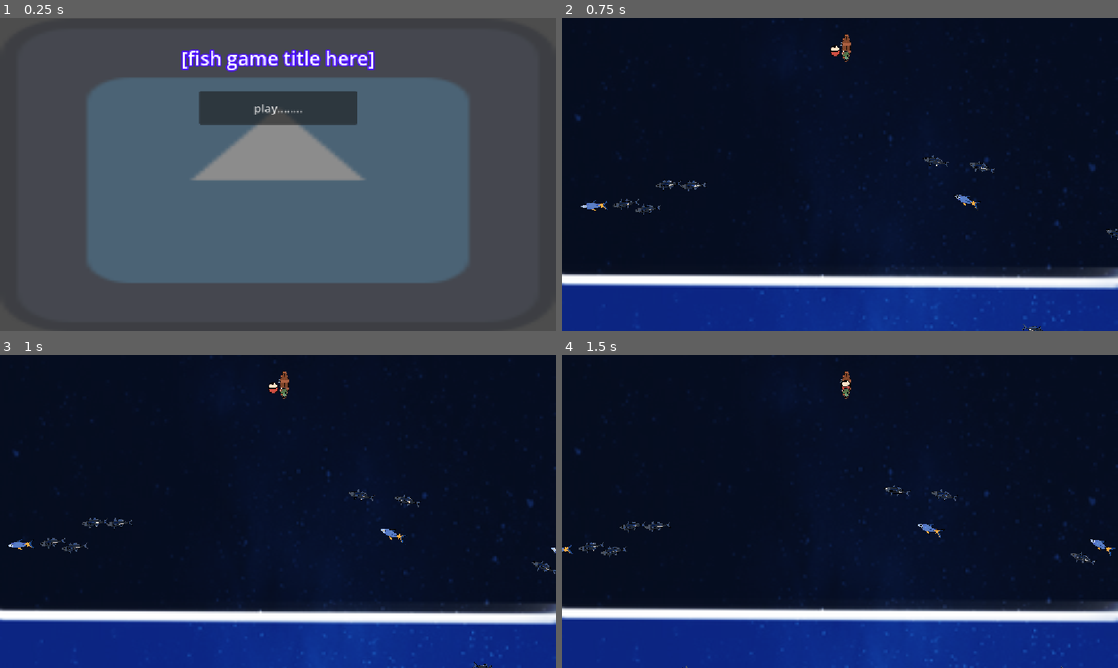
Above: before the commit, frames 1-4 (two rows, left to right).
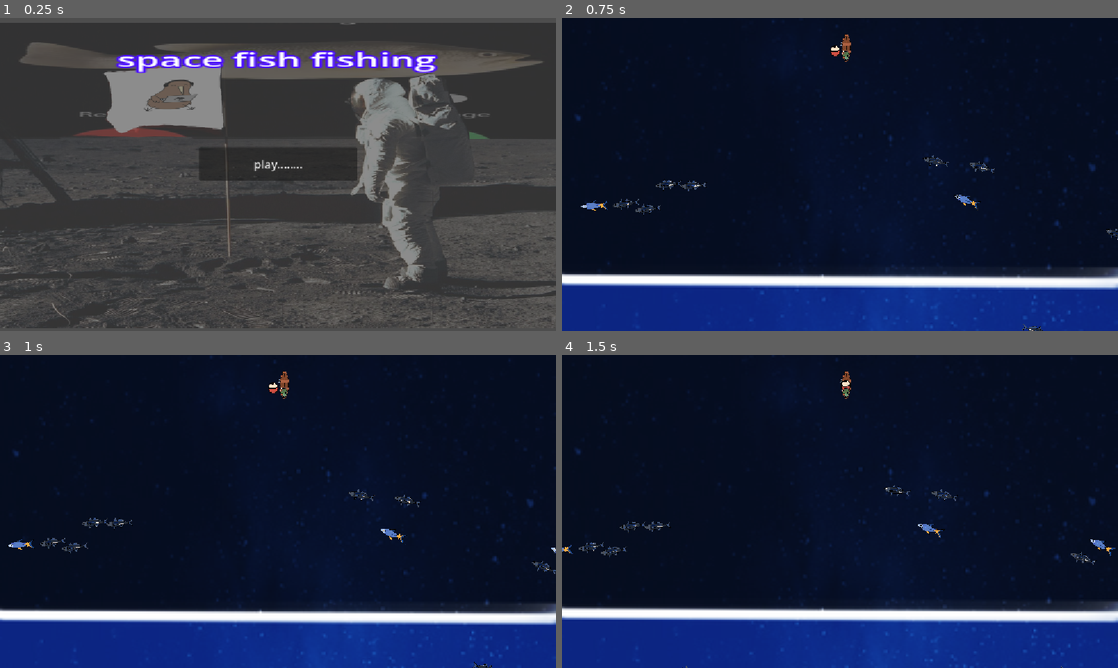
Above: after the commit, the same moments.

Repository: Logabe/fiiiiih
Game: Godot game, scene res://main_menu.tscn
Two runs of this game, one before a commit and one after it. Both use one fixed random seed, a clock stepped at 60 frames per second and the inputs below. The engine's default icon, where the game draws it, is replaced by a stand-in: a white triangle on a blue panel in a dark square.
Inputs (mouse positions are in pixels of both pictures, inside the frame that each line leads up to):
- Up to frame 1 (0.25 s): no input
- Up to frame 2 (0.75 s): click "play........" at 0.5 s
- Up to frame 3 (1 s): no input
- Up to frame 4 (1.5 s): tap Enter at 1.25 s; move the mouse to (962, 495) at 1.27 s; press the mouse at (962, 495) at 1.28 s; hold Right from 1.28 s (still down)

The runs differ from the first frame. In frame 1, 63% of the frame differs, in the area x 0-100%, y 1-100%; in frame 2, nothing differs; in frame 3, nothing differs; in frame 4, nothing differs.

Commit message:
oiuhrglishlguis

Diff:
--- a/boat.gd
+++ b/boat.gd
@@ -30,12 +30,12 @@
 		if isCastIntersectingFish == true:
 			var scene = preload("res://constellation/constellation.tscn").instantiate()
 			get_tree().paused = true
-			var biggie = currentFish.is_in_group("big_fish")
-			if biggie:
-				scene.pattern = scene.patterns["capricorn"]
+			var id = currentFish.get_parent().id
+			if id:
+				scene.pattern = scene.patterns[id]
 			add_sibling(scene)
 			scene.global_position = Vector2.ZERO
-			scene.won.connect(_on_game_won if biggie else close_game)
+			scene.won.connect(_on_game_won if id else close_game)
 			scene.lost.connect(close_game)
 
 func _on_cast_point_area_entered(area: Area2D) -> void:
--- a/constellation/constellation.gd
+++ b/constellation/constellation.gd
@@ -82,7 +82,7 @@
 			can_draw = false
 			var tween = create_tween()
 			tween.tween_property(reel, "default_color", Color.GOLD, 1)
-			if nth == 0 and pattern.second_line:
+			if nth == 0 and pattern and pattern.second_line:
 				points = pattern.second_line.duplicate()
 				nth = 1
 				connected_counter = 0
--- a/constellation/constellation.tscn
+++ b/constellation/constellation.tscn
@@ -5,6 +5,8 @@
 [ext_resource type="Resource" uid="uid://bq304slphbfv0" path="res://constellation/patterns/delphinus.tres" id="3_7v1li"]
 [ext_resource type="Resource" uid="uid://vj63k1ylkom4" path="res://constellation/patterns/aquarius.tres" id="4_i288s"]
 [ext_resource type="Texture2D" uid="uid://d2k3yhchd02dd" path="res://constellation/star_3.png" id="4_mf4yv"]
+[ext_resource type="Resource" uid="uid://dphxic37uakda" path="res://constellation/patterns/aquila.tres" id="5_cp7k4"]
+[ext_resource type="Resource" uid="uid://df7t2urhwfup7" path="res://constellation/patterns/aries.tres" id="6_okqmh"]
 
 [sub_resource type="LabelSettings" id="LabelSettings_4v48o"]
 font_size = 32
@@ -39,6 +41,9 @@
 mouse_filter = 2
 script = ExtResource("1_4v48o")
 patterns = Dictionary[String, ExtResource("2_kksla")]({
+"aquarius": ExtResource("4_i288s"),
+"aquila": ExtResource("5_cp7k4"),
+"aries": ExtResource("6_okqmh"),
 "capricorn": ExtResource("4_i288s"),
 "delphinus": ExtResource("3_7v1li")
 })
--- a/constellation/npc_fish.gd
+++ b/constellation/npc_fish.gd
@@ -1,5 +1,6 @@
 extends PathFollow2D
 
+@export var id: String
 @export var speed = 100
 var randNum = RandomNumberGenerator.new()
 
--- a/game.tscn
+++ b/game.tscn
@@ -127,6 +127,7 @@
 rotation = 0.8112471
 scale = Vector2(0.81568956, 0.81568956)
 script = ExtResource("4_fc0e3")
+id = "delphinus"
 speed = 69
 
 [node name="stringray path" type="Path2D" parent="background" unique_id=2100861106]
@@ -138,6 +139,7 @@
 position = Vector2(-625.99976, 2691.0002)
 rotation = 0.420584
 script = ExtResource("4_fc0e3")
+id = "aquarius"
 
 [node name="goat path" type="Path2D" parent="background" unique_id=512644493]
 position = Vector2(225.99986, -1293.9998)
@@ -149,6 +151,7 @@
 rotation = 2.6968
 scale = Vector2(0.74852484, 0.74852484)
 script = ExtResource("4_fc0e3")
+id = "capricorn"
 
 [node name="sunfish path" type="Path2D" parent="background" unique_id=1858336925]
 position = Vector2(196.99982, -1893.9998)
@@ -159,6 +162,7 @@
 position = Vector2(1357.4401, 2721.98)
 rotation = 3.1321533
 script = ExtResource("4_fc0e3")
+id = "aquila"
 
 [node name="cool ass fish path" type="Path2D" parent="background" unique_id=1560291533]
 position = Vector2(-1560.0002, -2511.9995)
@@ -170,6 +174,7 @@
 position = Vector2(1357.4401, 2721.98)
 rotation = 0.6438475
 script = ExtResource("4_fc0e3")
+id = "aries"
 
 [node name="Area2D" type="Area2D" parent="." unique_id=1686115420]
 
--- a/main_menu.tscn
+++ b/main_menu.tscn
@@ -1,6 +1,6 @@
 [gd_scene format=3 uid="uid://dgmljcrccubyi"]
 
-[ext_resource type="Texture2D" uid="uid://040qdaemso0d" path="res://icon.svg" id="1_06t4h"]
+[ext_resource type="Texture2D" uid="uid://f1l4m25cijj" path="res://assets/titlescreen.png" id="1_7vrkn"]
 [ext_resource type="Script" uid="uid://e8y405k25fqk" path="res://playButton.gd" id="2_7vrkn"]
 
 [sub_resource type="LabelSettings" id="LabelSettings_t1rg7"]
@@ -13,14 +13,16 @@
 [node name="Sprite2D" type="Sprite2D" parent="." unique_id=135625861]
 modulate = Color(1, 1, 1, 0.35686275)
 position = Vector2(576, 326)
-scale = Vector2(9, 5.0625)
-texture = ExtResource("1_06t4h")
+scale = Vector2(1.399757, 1.0277326)
+texture = ExtResource("1_7vrkn")
 
 [node name="fish game title" type="Label" parent="." unique_id=989043251]
-offset_top = 51.0
-offset_right = 1152.0
-offset_bottom = 114.0
-text = "[fish game title here]"
+offset_left = -577.0
+offset_top = 54.0
+offset_right = 575.0
+offset_bottom = 117.0
+scale = Vector2(2, 1)
+text = "space fish fishing"
 label_settings = SubResource("LabelSettings_t1rg7")
 horizontal_alignment = 1
 vertical_alignment = 1
@@ -30,9 +32,9 @@
 anchor_left = 0.5
 anchor_right = 0.5
 offset_left = -163.5
-offset_top = 152.0
+offset_top = 268.0
 offset_right = 163.5
-offset_bottom = 221.0
+offset_bottom = 337.0
 grow_horizontal = 2
 theme_override_font_sizes/font_size = 24
 text = "play........"
Binary file added: assets/titlescreen.png
Not shown, added: assets/titlescreen.png.import
